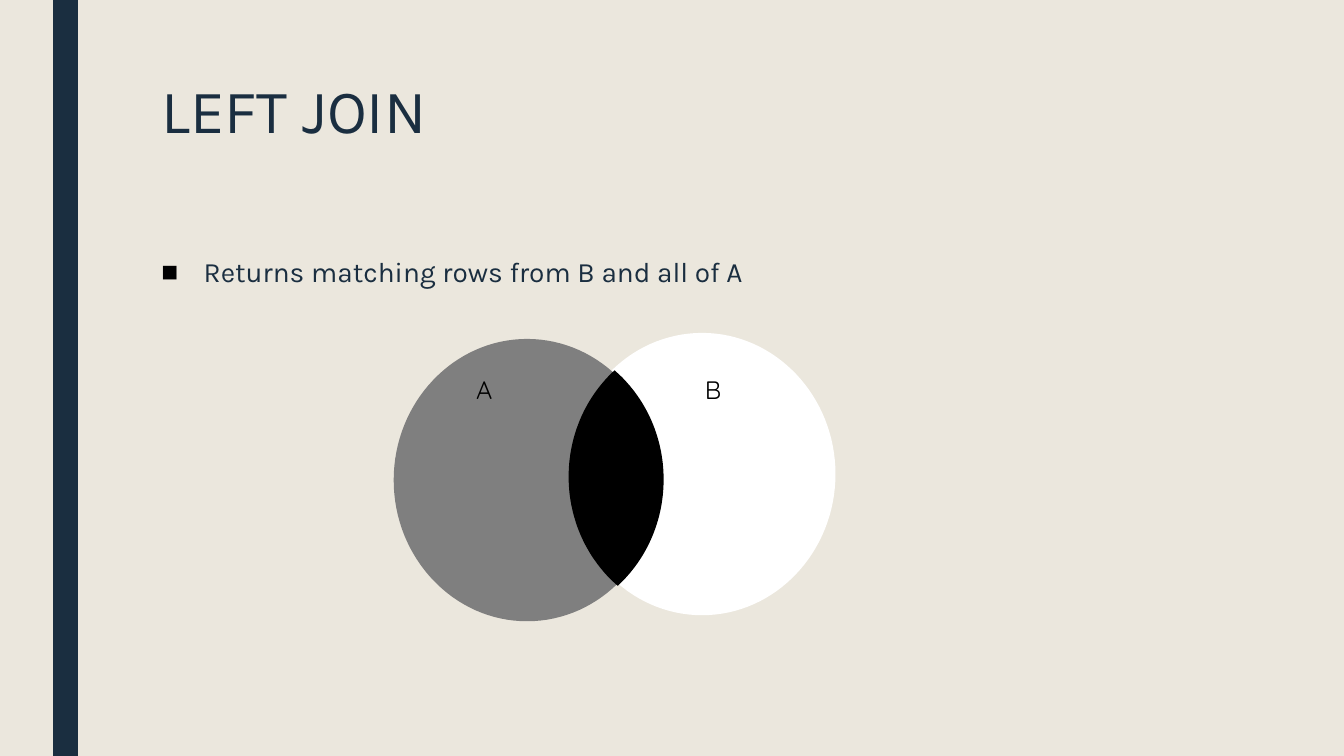
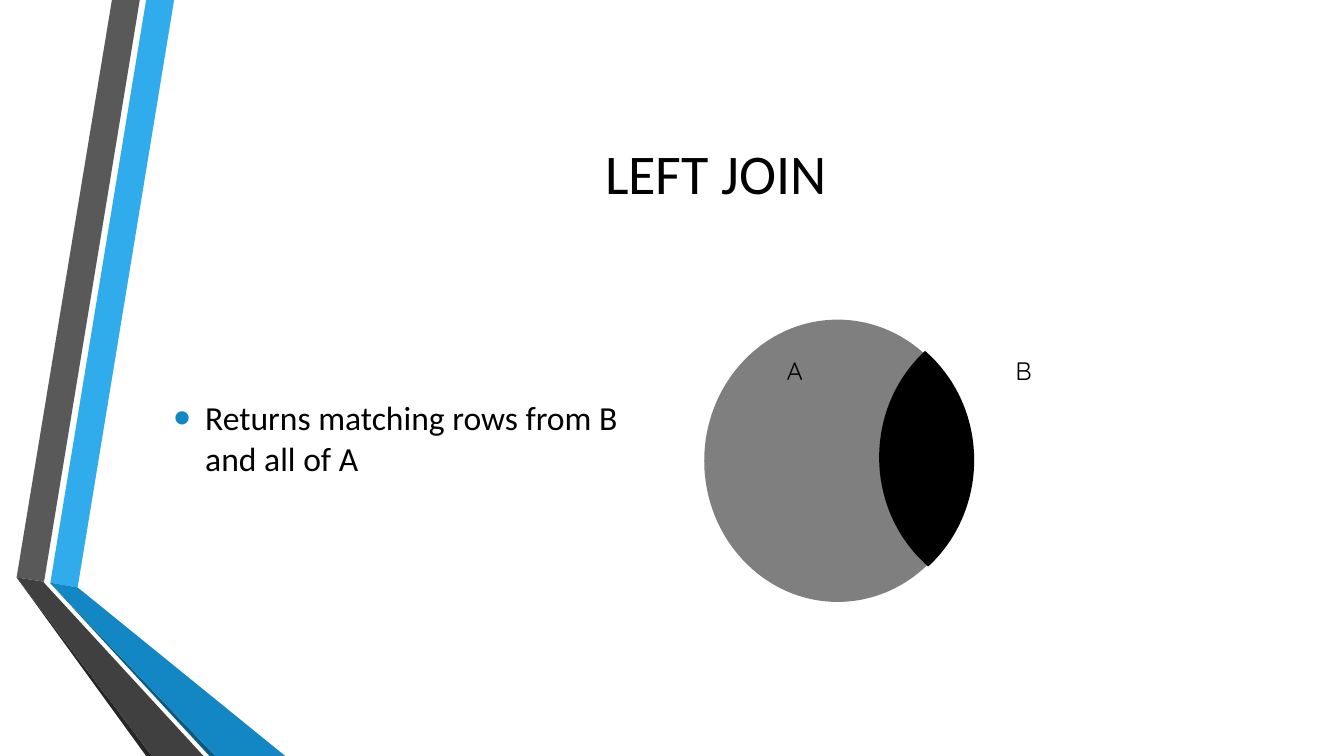
Before and after one commit to MGIS-UMN/GIS5577_week4, a slide deck: slide 11 of Advanced_DB_queries.odp. Drawn at 1344x756 pixels with LibreOffice and Linux fonts; fonts in the diff are those of the drawing; background and template pictures are left out. Boxes give left, top, right and bottom in pixels: in the first picture for what was removed or moved away, otherwise in the second. Text is boxed around its words. In the diff, an @@ line names an element or a change of style, - is before the commit and + after.

```diff
--- a/Advanced_DB_queries.odp
+++ b/Advanced_DB_queries.odp
@@ background #EBE7DD to picture (left out) @@
@@ freeform shape removed at box(52, 0, 78, 756) @@
@@ title "LEFT JOIN": place and size @@
-title "LEFT JOIN" at box(161, 93, 426, 134)
+title "LEFT JOIN" at box(605, 157, 827, 195)
@@ title "LEFT JOIN" at box(605, 157, 827, 195): size 44 to 40 pt, font Karla to Calibri, text colour #1A2E40 to #000000; alignment left to centre; line spacing 0.89 to 1; vertical alignment top to middle @@
@@ text "Returns matching rows from B ...": place and size @@
-text "Returns matching rows from B ..." at box(204, 262, 742, 289)
+text "Returns matching rows from B ..." at box(205, 406, 617, 472)
@@ text "Returns matching rows from B ..." at box(205, 406, 617, 472): size 20 to 24 pt, font Karla to Calibri, text colour #1A2E40 to #000000; bullet ■ to •; line spacing 0.94 to 1; bullet colour #000000 to #1287C3; vertical alignment top to middle @@
@@ freeform shape: place and size @@
-freeform shape at box(568, 333, 835, 616)
+freeform shape at box(704, 320, 971, 602)
@@ freeform shape at box(704, 320, 971, 602): fill #FFFFFF to #7F7F7F @@
@@ freeform shape added at box(880, 314, 1147, 596), fill #FFFFFF @@
@@ freeform shape removed at box(394, 339, 661, 622) @@
@@ 2 texts, 1 freeform shape: place and size @@
-2 texts, 1 freeform shape at box(476, 370, 721, 586)
+2 texts, 1 freeform shape at box(787, 351, 1031, 567)
@@ group added at box(16, 0, 285, 756): 6 freeform shapes @@
```
Also in this commit, not shown: 32 other slides changed.
